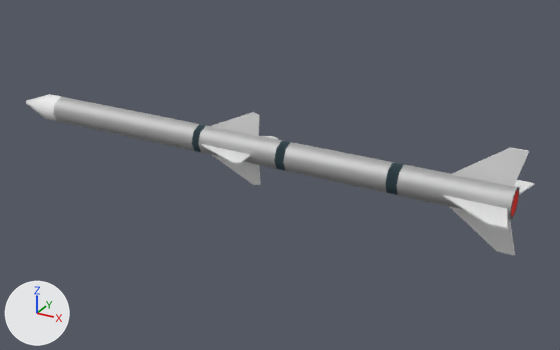
Two versions of the Blender file Prep/Store/AIM-120-Amraam/AIM-120-Amraam.blend, one commit apart.
Camera for both pictures: a camera (50 mm lens) standing at (2.32, -3.92, 1.82) and looking at (0.12, 0.07, -0.18). Lighting does not change. The marker at lower left points along +X, +Y and +Z.

The first picture shows 'AIM-120 Amraam.001', 'FrontFin.001', 'FrontFin.003', 'RearFin', 'RearFin.001', 'RearFin.002'.
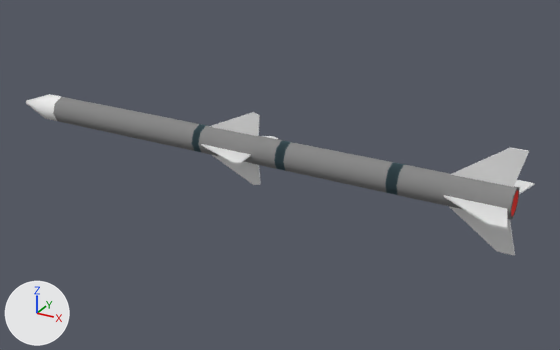
The newer file is also turned or shifted as a whole; pictures and numbers use the older file's frame.

The change, as JSON lines over the scene's bpy script:
```json
{"op": "set", "path": "mat_silver_metal_001.metallic", "old": "1.0", "new": "0.0"}
{"op": "set", "path": "mat_silver_metal_001.base_color", "old": "(0.7, 0.7, 0.7)", "new": "(0.253, 0.253, 0.253)", "note": "light grey #dadada -> grey #8a8a8a"}
{"op": "set", "path": "mat_silver_metal_001.roughness", "old": "0.7", "new": "0.818"}
```

Pixel boxes (x1, y1, x2, y2) of what changed, in the pictures (560 x 350 px):
```json
{"object": "AIM-120 Amraam.001", "change": "recoloured, surface changed", "before": [52, 96, 519, 220], "after": [52, 96, 519, 220]}
```
